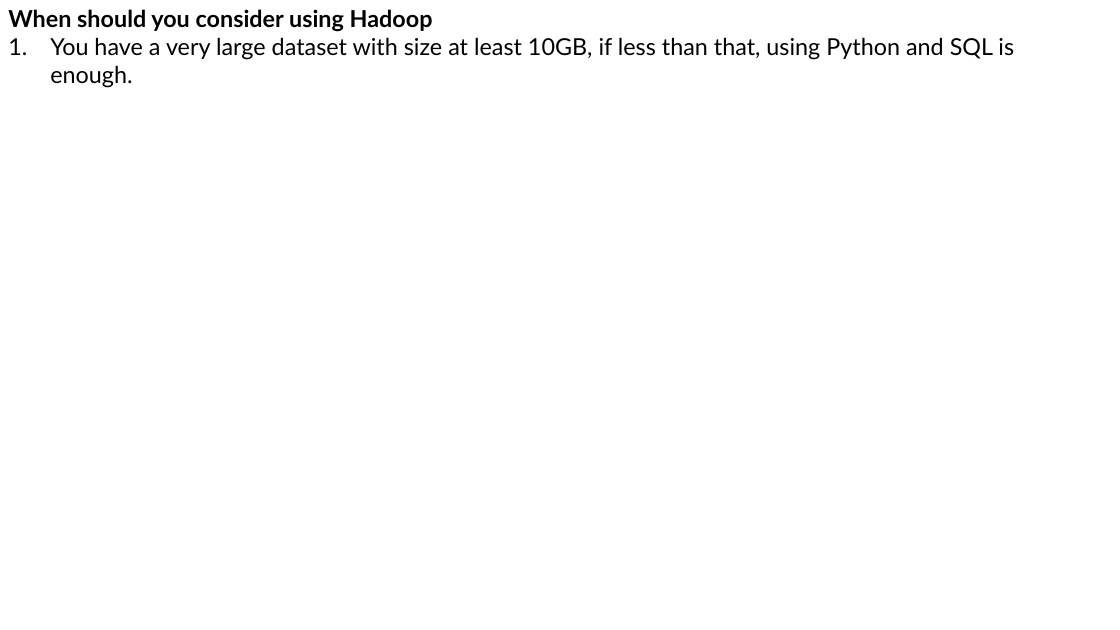
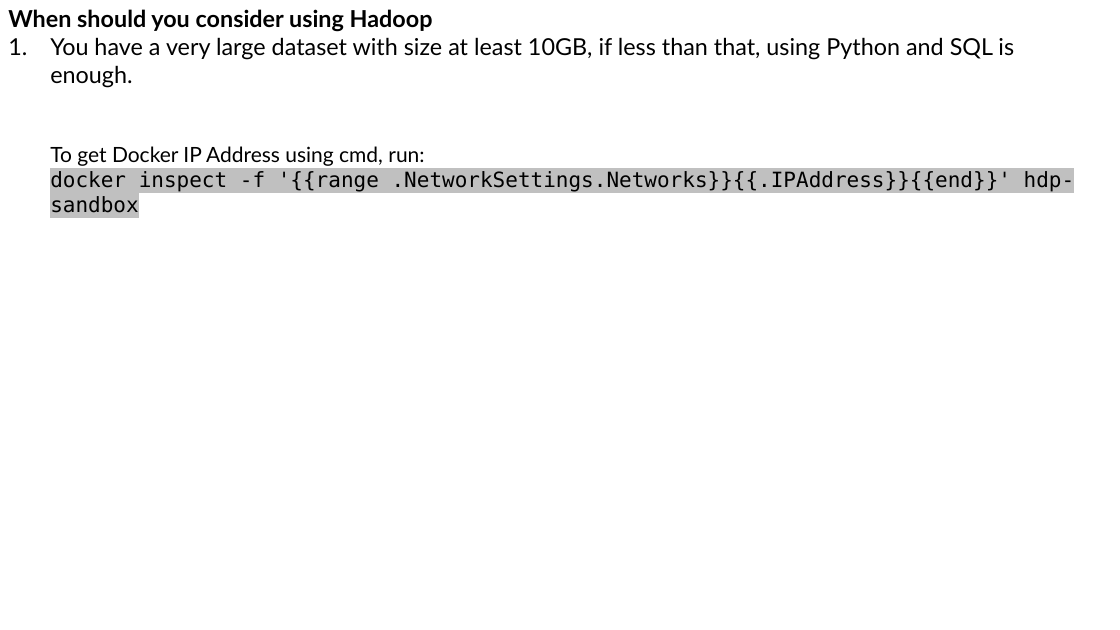
Before and after one commit to Hazim-HF/Data-Management, a slide deck: slide 4 of Data Management.pptx. Drawn at 1120x630 pixels with LibreOffice and Linux fonts; fonts in the diff are those of the drawing. Boxes give left, top, right and bottom in pixels: in the first picture for what was removed or moved away, otherwise in the second. Text is boxed around its words. In the diff, an @@ line names an element or a change of style, - is before the commit and + after.

```diff
--- a/Data Management.pptx
+++ b/Data Management.pptx
@@ text added at (50, 146, 1075, 192), 18 pt, text #000000 @@
+To get Docker IP Address using cmd, run:
+docker inspect -f '{{range .NetworkSettings.Networks}}{{.IPAddress}}{{end}}' hdp-sandbox
```
Also in this commit, not shown: 1 other slide changed, 37 other files.
